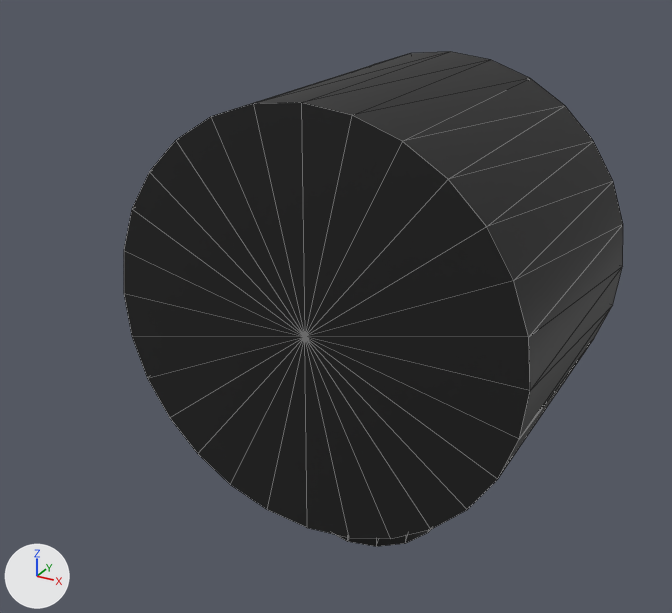
One commit to the glTF model public/parts/heater-blower.glb: the scene before it, then after it.
Both versions are drawn from a 50 mm camera at (414.4, -564.1, 209.0) aimed at (339.3, -427.5, 140.7). The axes (+X, +Y, +Z) are drawn at lower left. The lights are the same throughout. The picture after the commit comes second. Mesh edges are drawn as thin lines. Where no turn or scale is listed for an object, it has been applied to the vertices. Vertices at exactly the same position are counted once.

Objects in the first picture: 'heater-blower:blackPlastic'.
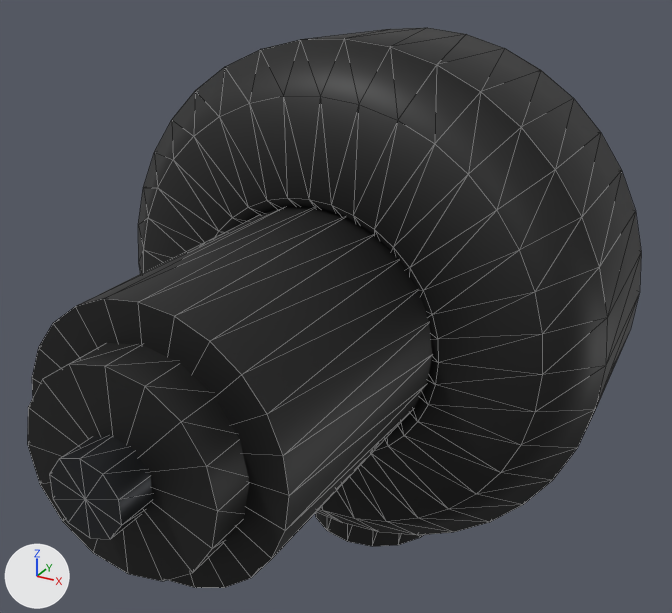
Pixel boxes (x1, y1, x2, y2) of what changed, in the pictures (672 x 613 px):
```json
{"object": "heater-blower:blackPlastic", "change": "reshaped, moved, rescaled", "before": [124, 51, 623, 547], "after": [27, 28, 641, 588], "on screen": "23% wider, 13% taller"}
{"object": "heater-blower:darkSteel", "change": "added", "after": [49, 436, 153, 540]}
{"part": 1, "of": "me_mesh_0", "change": "added", "after": [32, 207, 432, 588], "on screen": "black"}
{"part": 2, "of": "me_mesh_0", "change": "added", "after": [27, 343, 250, 581], "on screen": "black"}
{"part": 3, "of": "me_mesh_0", "change": "added", "after": [315, 512, 423, 546], "on screen": "black"}
{"part": 4, "of": "me_mesh_0", "change": "rebuilt", "before": [124, 51, 623, 539], "after": [138, 28, 641, 536]}
```

Scene script edits in JSON lines:
```json
{"op": "add", "block": "mat_darksteel", "code": ["mat_darksteel = principled_material('darkSteel')", "mat_darksteel.base_color = (0.0452, 0.0482, 0.0529)  # dark grey #3c3e41", "mat_darksteel.metallic = 0.85", "mat_darksteel.roughness = 0.45"]}
{"block": "me_mesh_0", "where": "# used by ob_heater_blower_blackplastic; parent = ob_heater_blower; location = (340.0, -402.0, 133.0); scale = (47.0, 47.0, 47.0)"}
{"op": "remove", "block": "me_mesh_0", "code": "me_mesh_0.from_pydata(...)  # 125 vertices, 236 faces; spans x -0.85..0.85, y -0.81..0.81, z -1.0..1.0"}
{"op": "add", "block": "me_mesh_0", "code": "me_mesh_0.from_pydata(...)  # 386 vertices, 752 faces; spans x -0.92..0.92, y -1.0..1.0, z -0.98..0.98"}
{"block": "me_mesh_0", "change": "me_mesh_0 part 1: a new loose piece, a 24-sided cylinder along y spanning x -0.42..0.42, y -0.87..0.02, z -0.37..0.48, in mat_blackplastic (black #151515)"}
{"block": "me_mesh_0", "change": "me_mesh_0 part 2: a new loose piece, a 16-sided cylinder along y spanning x -0.31..0.31, y -1.0..-0.85, z -0.25..0.37, in mat_blackplastic (black #151515)"}
{"block": "me_mesh_0", "change": "me_mesh_0 part 3: a new loose piece, a 16-sided cylinder along z spanning x -0.27..0.27, y 0.23..0.77, z -0.98..-0.6, in mat_blackplastic (black #151515)"}
{"block": "me_mesh_0", "change": "me_mesh_0 part 4: the loose piece of 87 vertices spanning x -0.85..0.85, y -0.81..0.81, z -0.7..1.0 is rebuilt with 252 vertices and now spans x -0.92..0.92, y -0.04..1.0, z -0.87..0.98"}
{"block": "me_mesh_0", "change": "other edits to the shape of me_mesh_0 do not show in these pictures"}
{"op": "add", "block": "me_mesh_1", "code": ["me_mesh_1 = bpy.data.meshes.new('Mesh_1')", "me_mesh_1.from_pydata(...)  # a 10-sided cylinder along y spanning x -5.71..5.71, y -4.0..4.0, z -6.0..6.0", "me_mesh_1.materials.append(mat_darksteel)  # dark grey #3c3e41"]}
{"op": "set", "path": "ob_heater_blower_blackplastic.location", "old": "(340.0, -402.0, 133.0)", "new": "(340.0, -436.0, 137.0)"}
{"op": "set", "path": "ob_heater_blower_blackplastic.scale", "old": "(47.0, 47.0, 47.0)", "new": "(52.0, 52.0, 52.0)"}
{"op": "add", "block": "ob_heater_blower_darksteel", "code": ["ob_heater_blower_darksteel = bpy.data.objects.new('heater-blower:darkSteel', me_mesh_1)", "ob_heater_blower_darksteel.location = (340.0, -490.0, 140.0)"]}
```
